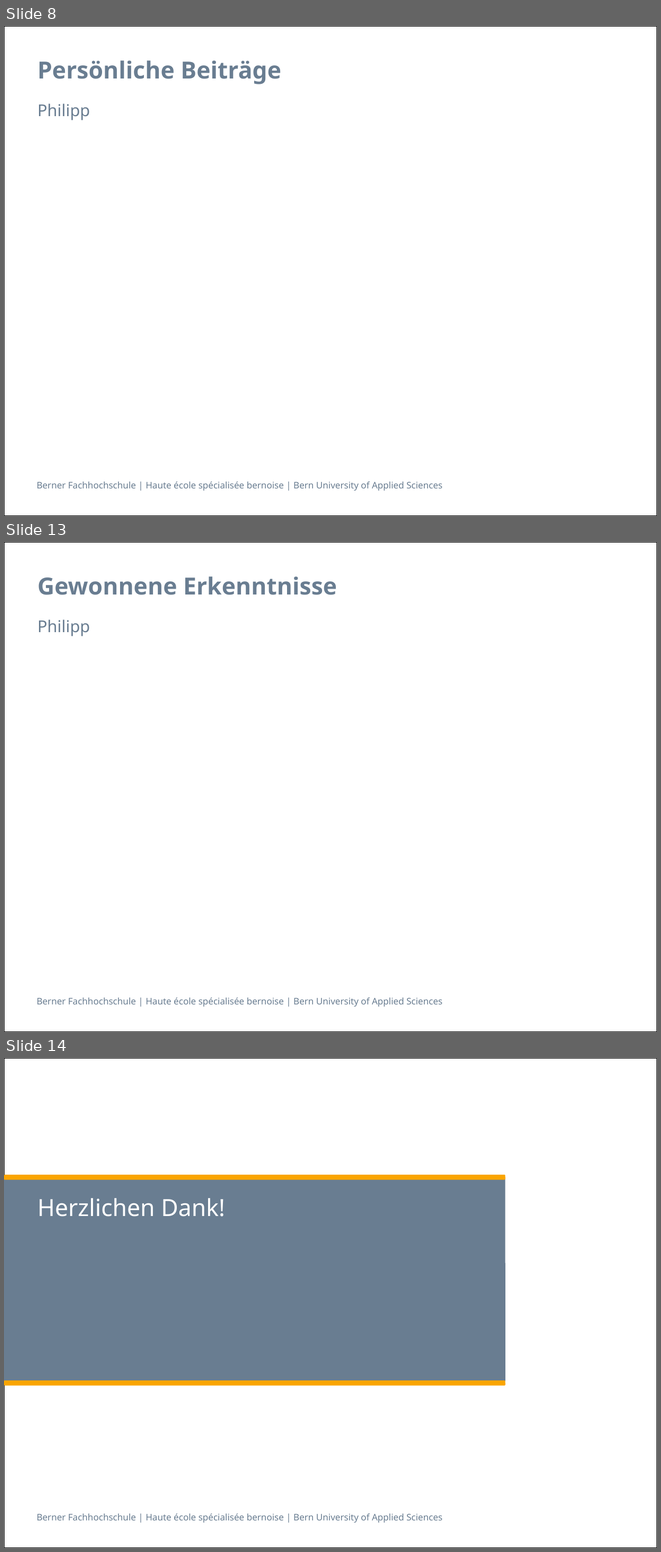
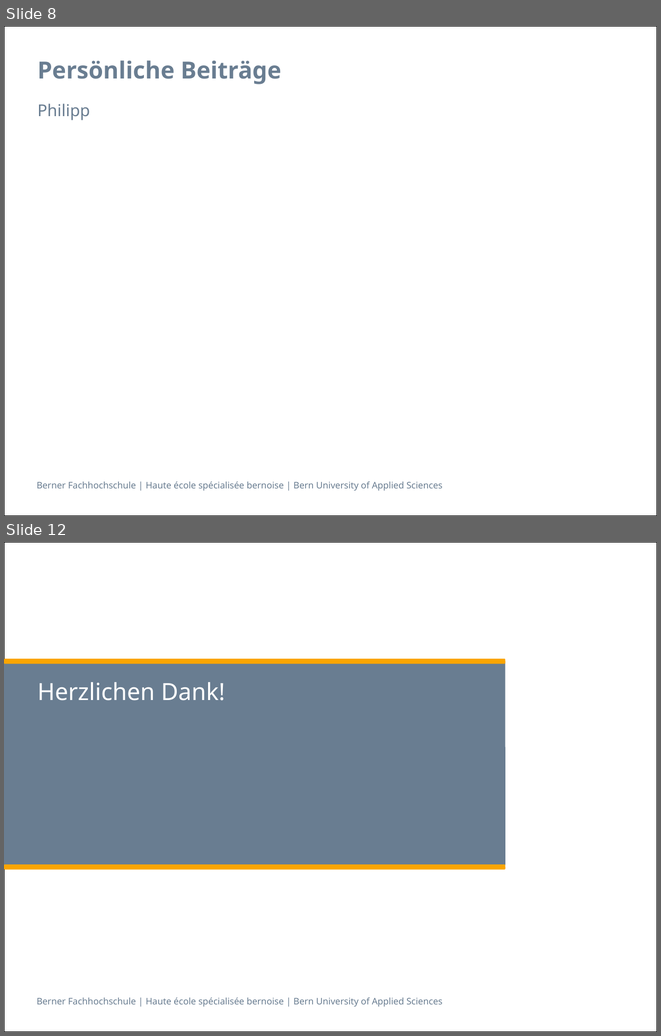
Before and after one commit to zyssm4/ch.bfh.btx8081.w2015.red, a slide deck: doc/Task14/task14_presentation Schlurp.pptx. Shown one above the other, each under a label of ours: slides 8, 13 and 14 before the commit, slides 8 and 12 after it; the slides between them are not shown. The pictures are 661x1552 and 661x1036 pixels, drawn with LibreOffice and Linux fonts; fonts in the diff are those of the drawing. Boxes give left, top, right and bottom in pixels: in the first picture for what was removed or moved away, otherwise in the second. Text is boxed around its words. In the diff, an @@ line names an element or a change of style, - is before the commit and + after.

```diff
--- a/doc/Task14/task14_presentation Schlurp.pptx
+++ b/doc/Task14/task14_presentation Schlurp.pptx
@@ slide 13 removed at (4,542,657,1032), background #FFFFFF; not listed: 2 template elements that a slide beside it also shows @@
@@ title removed at (37,576,337,595) @@
-Gewonnene Erkenntnisse
@@ text removed at (37,619,90,636) @@
-Philipp
@@ what was slide 14 is now slide 12 @@
```
Also in this commit, not shown: 2 slides changed, 3 slides added, 4 other slides removed.
